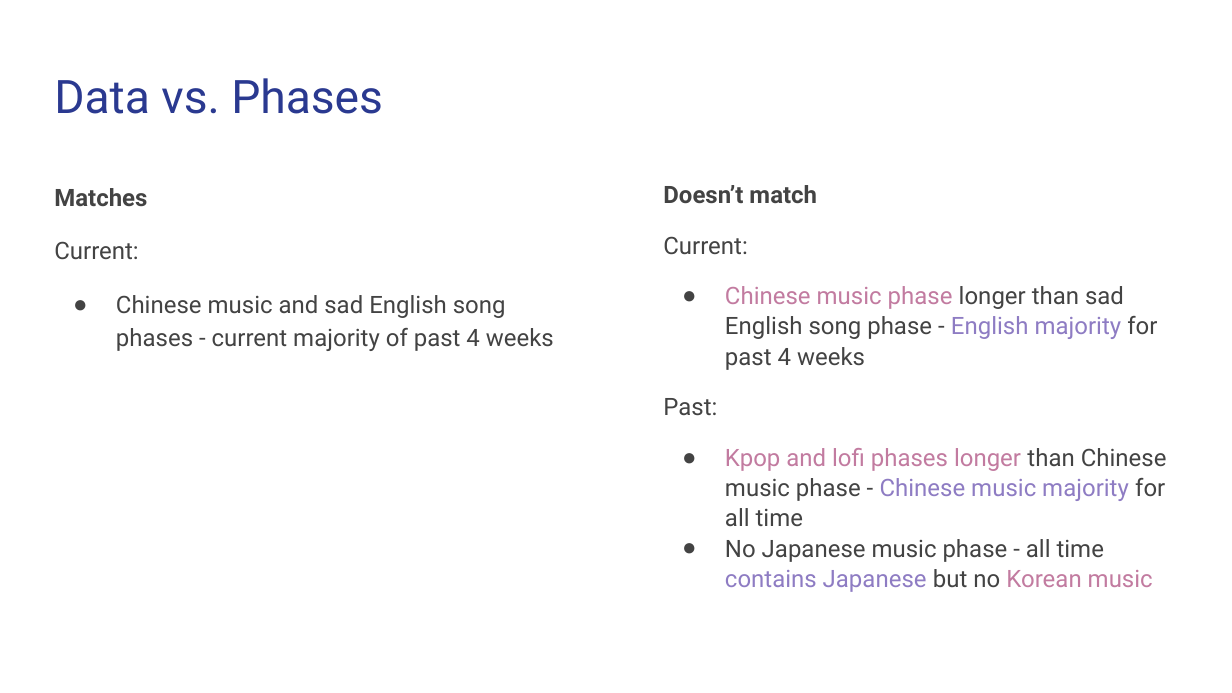
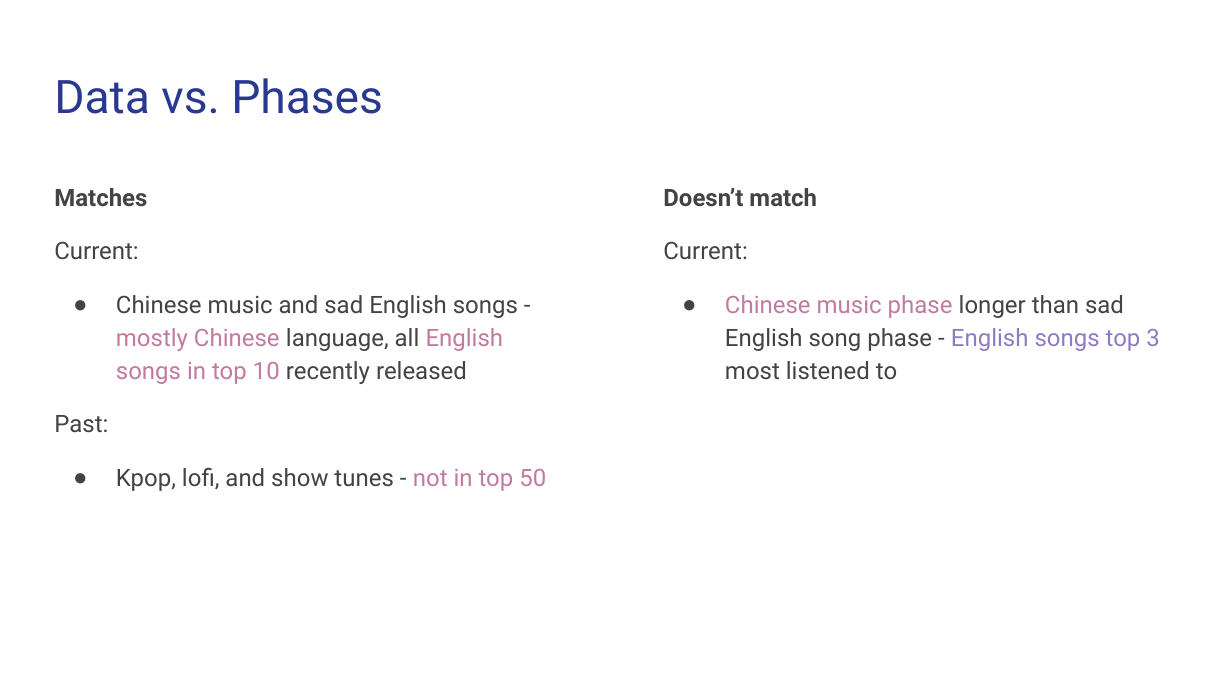
Before and after one commit to chloelinli/image-classification, a slide deck: slide 7 of projects/spotify_listening/presentations/my_music_taste.pptx (slide 8 before the commit). Drawn at 1232x693 pixels with LibreOffice and Linux fonts; fonts in the diff are those of the drawing. Boxes give left, top, right and bottom in pixels: in the first picture for what was removed or moved away, otherwise in the second. Text is boxed around its words. In the diff, an @@ line names an element or a change of style, - is before the commit and + after.

Commit message:
updated slides

```diff
--- a/projects/spotify_listening/presentations/my_music_taste.pptx
+++ b/projects/spotify_listening/presentations/my_music_taste.pptx
@@ text at (663, 188, 817, 260): line spacing 1.05 to 1.15 @@
@@ text at (54, 295, 546, 491): text changed @@
-● Chinese music and sad English song phases - current majority of past 4 weeks
+● Chinese music and sad English songs - mostly Chinese language, all English songs in top 10 recently released
+Past:
+● Kpop, lofi, and show tunes - not in top 50
@@ text at (725, 295, 1159, 379): text changed @@
-● Chinese music phase longer than sad English song phase - English majority for past 4 weeks
-Past:
-● Kpop and lofi phases longer than Chinese music phase - Chinese music majority for all time
-● No Japanese music phase - all time contains Japanese but no Korean music
+● Chinese music phase longer than sad English song phase - English songs top 3 most listened to
```
Also in this commit, not shown: 5 other slides changed, 3 slides added, 4 slides removed, 1 other file.
